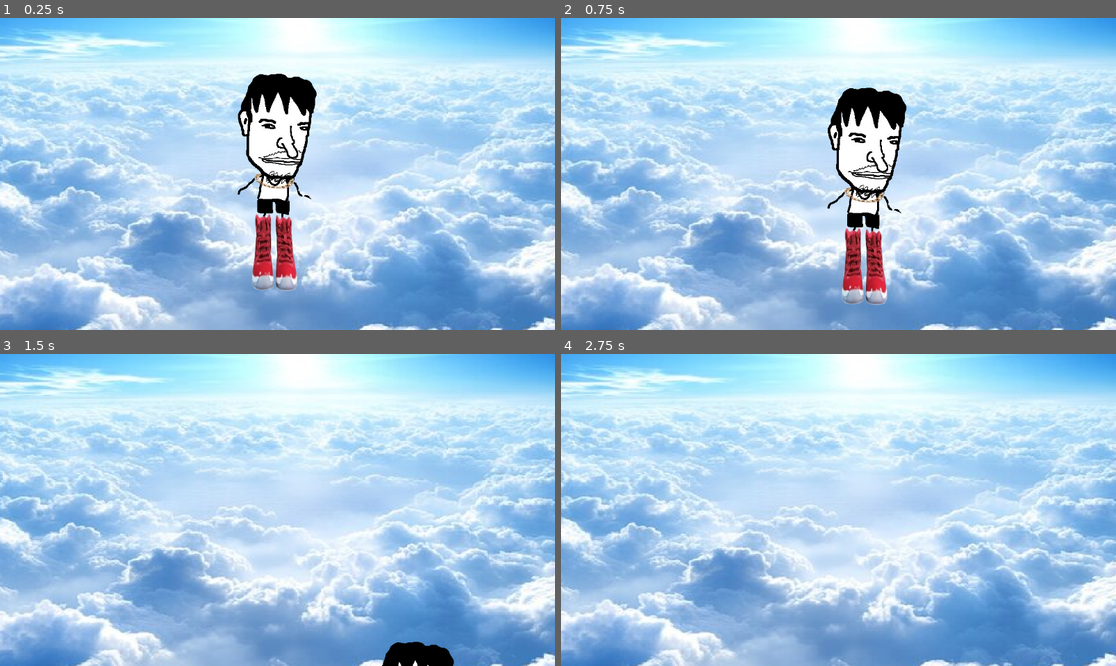
Above: before the commit, frames 1-4 (two rows, left to right).
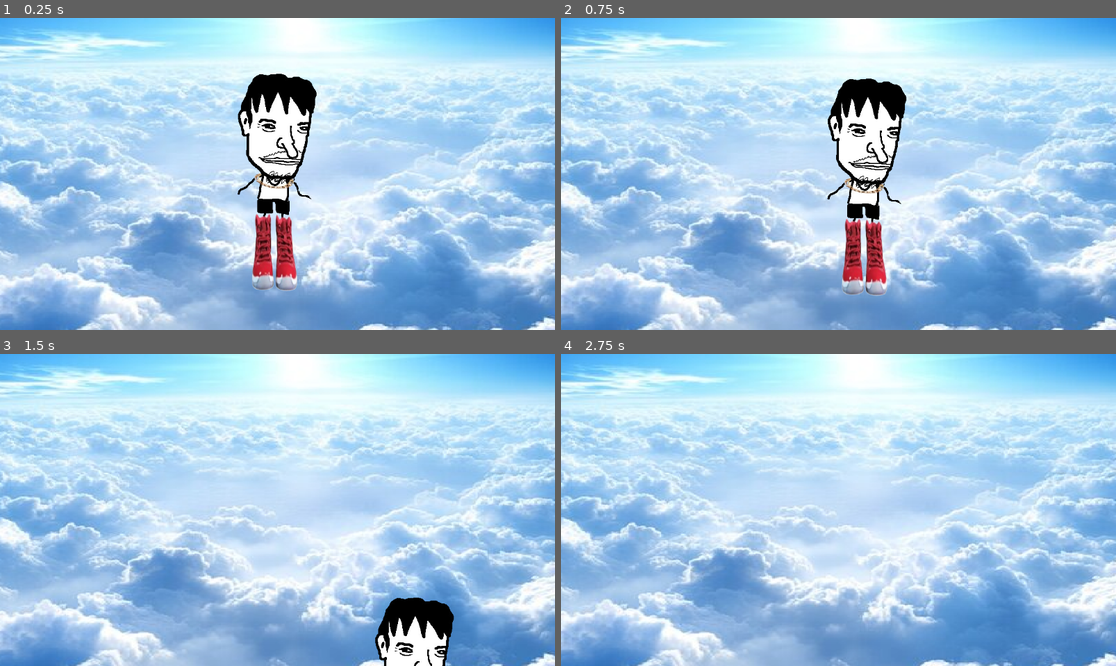
Above: after the commit, the same moments.

Repository: Gregenheimer/untitled-godot-game
Game: Godot game, scene res://scenes/main_scene.tscn
The game is run twice, just before and just after one commit, with the same random seed, the same clock (stepped at 60 frames per second) and the same inputs.
Inputs:
- Up to frame 1 (0.25 s): no input
- Up to frame 2 (0.75 s): tap Enter (ui_accept) at 0.5 s; hold D (Right) from 0.53 s (still down); tap Space (Fall, bound only after the commit) at 0.6 s
- Up to frame 3 (1.5 s): keep holding D (Right); tap Enter (ui_accept) at 0.77, 0.8, 1.07, 1.35 s
- Up to frame 4 (2.75 s): tap Enter (ui_accept) at 1.52, 1.82, 2, 2.3 s; tap Space (Fall, bound only after the commit) at 1.55, 2.1 s; release D (Right) at 2.03 s; hold A (Left) from 2.03 s (still down)

The runs differ from the first frame. In frame 1, less than 0.1% of the frame differs, in the area x 44-56%, y 28-58%; in frame 2, 4.1%, in the area x 47-63%, y 19-92%; in frame 3, 2.6%; in frame 4, nothing differs.

Commit message:
work in progress animations

Diff:
--- a/project.godot
+++ b/project.godot
@@ -32,6 +32,16 @@
 , Object(InputEventKey,"resource_local_to_scene":false,"resource_name":"","device":-1,"window_id":0,"alt_pressed":false …(186 unchanged characters)…
 ]
 }
+Fall={
+"deadzone": 0.2,
+"events": [Object(InputEventKey,"resource_local_to_scene":false,"resource_name":"","device":-1,"window_id":0,"alt_pressed":false,"shift_pressed":false,"ctrl_pressed":false,"meta_pressed":false,"pressed":false,"keycode":0,"physical_keycode":32,"key_label":0,"unicode":32,"location":0,"echo":false,"script":null)
+]
+}
+Talk={
+"deadzone": 0.2,
+"events": [Object(InputEventKey,"resource_local_to_scene":false,"resource_name":"","device":-1,"window_id":0,"alt_pressed":false,"shift_pressed":false,"ctrl_pressed":false,"meta_pressed":false,"pressed":false,"keycode":0,"physical_keycode":69,"key_label":0,"unicode":101,"location":0,"echo":false,"script":null)
+]
+}
 
 [rendering]
 
--- a/scenes/player.tscn
+++ b/scenes/player.tscn
@@ -1,7 +1,30 @@
-[gd_scene load_steps=4 format=3 uid="uid://cvyffc6wgdtso"]
+[gd_scene load_steps=6 format=3 uid="uid://cvyffc6wgdtso"]
 
 [ext_resource type="Script" uid="uid://brli3llq8vq2n" path="res://scripts/player.gd" id="1_0pvoa"]
-[ext_resource type="Texture2D" uid="uid://d2x3y40ciewfr" path="res://assets/pictures/Screenshot_2025-12-04_192729-removebg-preview(1).png" id="1_wm4b3"]
+[ext_resource type="Texture2D" uid="uid://d38q8wppgntnl" path="res://assets/pictures/jit_updated1.png" id="2_qhqgy"]
+[ext_resource type="Texture2D" uid="uid://276hygmuh41k" path="res://assets/pictures/jit_updated2.png" id="3_dqkch"]
+
+[sub_resource type="SpriteFrames" id="SpriteFrames_qlg0r"]
+animations = [{
+"frames": [{
+"duration": 1.0,
+"texture": ExtResource("2_qhqgy")
+}],
+"loop": true,
+"name": &"idle",
+"speed": 5.0
+}, {
+"frames": [{
+"duration": 1.0,
+"texture": ExtResource("2_qhqgy")
+}, {
+"duration": 1.0,
+"texture": ExtResource("3_dqkch")
+}],
+"loop": true,
+"name": &"talk",
+"speed": 10.0
+}]
 
 [sub_resource type="CapsuleShape2D" id="CapsuleShape2D_0pvoa"]
 radius = 99.0
@@ -10,8 +33,10 @@
 [node name="Playable_Character" type="CharacterBody2D"]
 script = ExtResource("1_0pvoa")
 
-[node name="Sprite2D" type="Sprite2D" parent="."]
-texture = ExtResource("1_wm4b3")
+[node name="Sprite2D" type="AnimatedSprite2D" parent="."]
+sprite_frames = SubResource("SpriteFrames_qlg0r")
+animation = &"idle"
+autoplay = "idle"
 
 [node name="Hitbox" type="CollisionShape2D" parent="."]
 shape = SubResource("CapsuleShape2D_0pvoa")
--- a/scripts/player.gd
+++ b/scripts/player.gd
@@ -5,12 +5,12 @@
 const SPEED := 300.0
 const JUMP_VELOCITY := -400.0
 var falling := false
-
+@onready var player_animation := $Sprite2D
 
 
 func _physics_process(delta: float) -> void:
 
-	if Input.is_action_just_pressed("ui_accept"):
+	if Input.is_action_just_pressed("Fall"):
 		falling = true
 	if not is_on_floor() and falling:
 		velocity += get_gravity() * delta
Binary file added: assets/pictures/jit_updated1.png
Not shown, changed: assets/pictures/jit_updated1.png.import
Binary file added: assets/pictures/jit_updated2.png
Not shown, added: assets/pictures/jit_updated2.png.import
Binary file removed: assets/pictures/panorama.png
